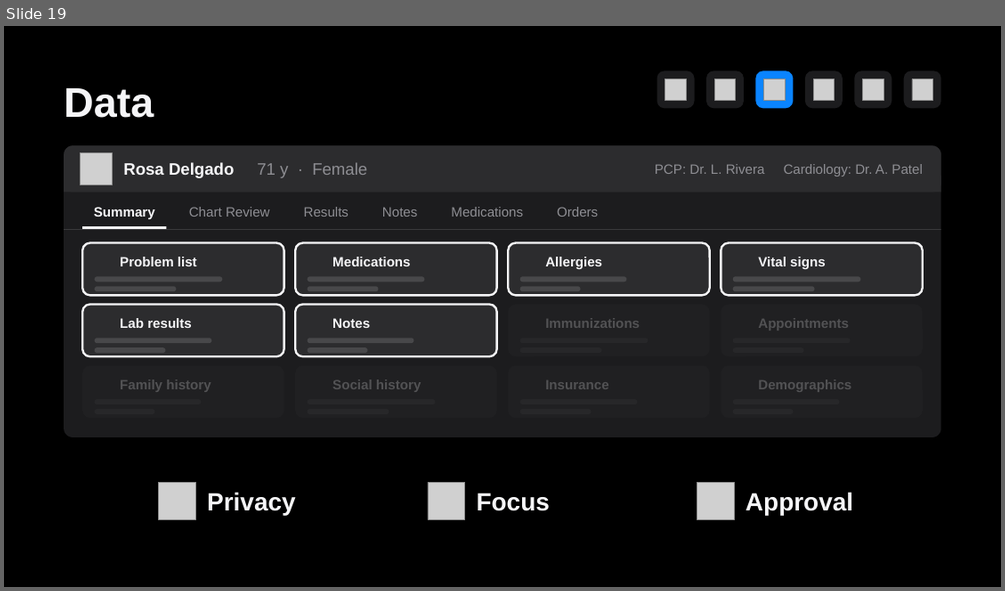
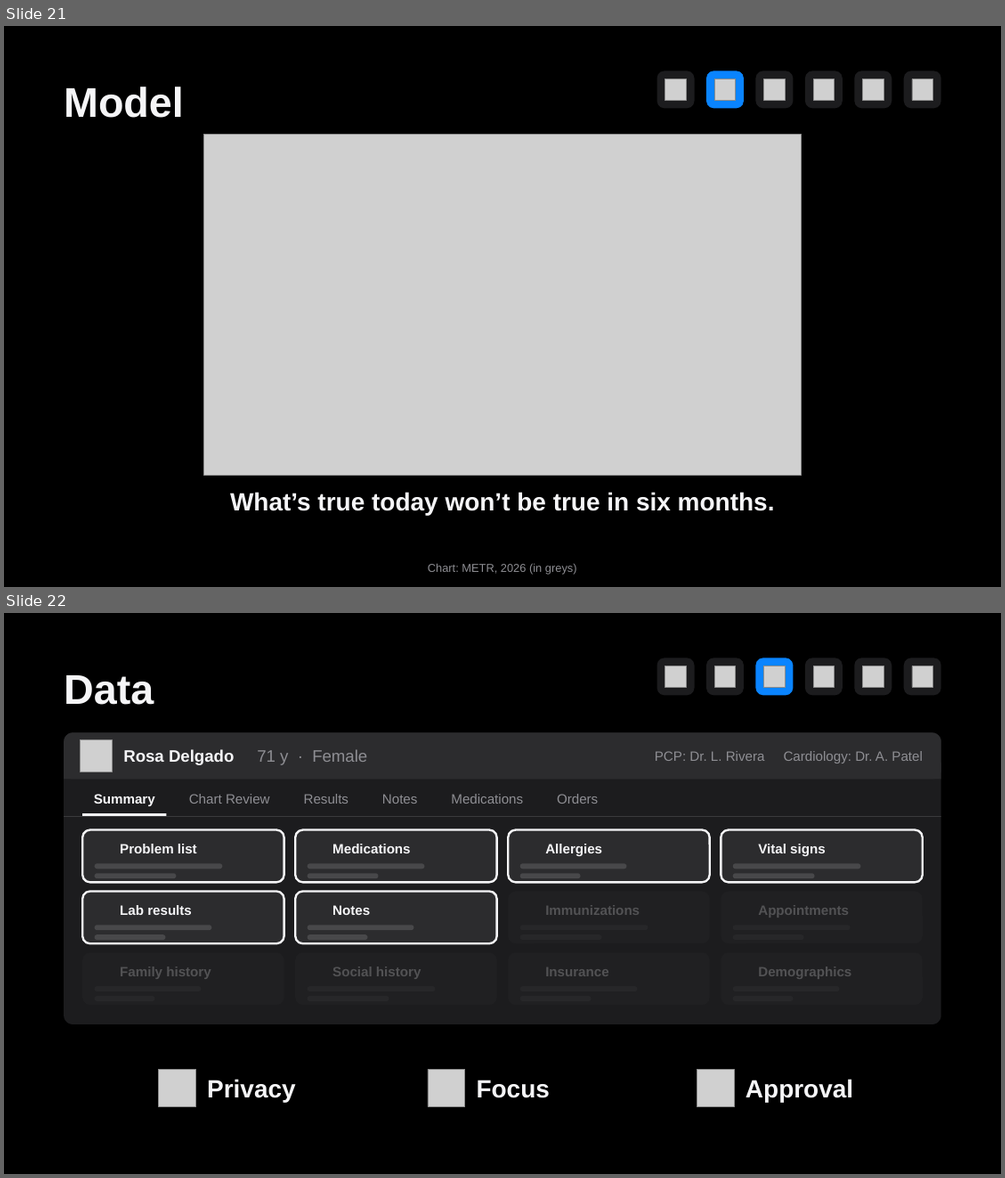
Before and after one commit to brunombatinica/qcor-2026, a slide deck: pptx/qcor-bruno-agents.pptx. Shown one above the other, each under a label of ours: slide 19 before the commit, slides 21 and 22 after it. The pictures are 1005x591 and 1005x1178 pixels, drawn with LibreOffice and Linux fonts; fonts in the diff are those of the drawing; grey boxes stand for pictures; background and template pictures are left out. Boxes give left, top, right and bottom in pixels: in the first picture for what was removed or moved away, otherwise in the second. Text is boxed around its words. In the diff, an @@ line names an element or a change of style, - is before the commit and + after.

```diff
--- a/pptx/qcor-bruno-agents.pptx
+++ b/pptx/qcor-bruno-agents.pptx
@@ slide 21 added at [4, 26, 1001, 587], background #000000 @@
@@ rounded rectangle added at [657, 70, 695, 108], fill #1C1C1E @@
@@ rounded rectangle added at [706, 70, 744, 108], fill #0A84FF @@
@@ rounded rectangle added at [755, 70, 793, 108], fill #1C1C1E @@
@@ rounded rectangle added at [805, 70, 842, 108], fill #1C1C1E @@
@@ rounded rectangle added at [854, 70, 891, 108], fill #1C1C1E @@
@@ rounded rectangle added at [904, 70, 941, 108], fill #1C1C1E @@
@@ title added at [64, 87, 184, 118], 40 pt, text #F5F5F7, bold @@
+Model
@@ picture added at [665, 79, 686, 100] @@
@@ picture added at [714, 79, 736, 100] @@
@@ picture added at [764, 79, 785, 100] @@
@@ picture added at [813, 79, 834, 100] @@
@@ picture added at [863, 79, 883, 100] @@
@@ picture added at [912, 79, 933, 100] @@
@@ picture added at [203, 135, 801, 475] @@
@@ text added at [230, 491, 775, 515], 24 pt, text #F5F5F7, bold @@
+What’s true today won’t be true in six months.
@@ text added at [428, 563, 577, 574], 11 pt, text #8E8E93 @@
+Chart: METR, 2026 (in greys)
@@ what was slide 19 is now slide 22 @@
```
Also in this commit, not shown: 15 slides changed, 5 other slides added, 3 slides removed, 5 other files.
